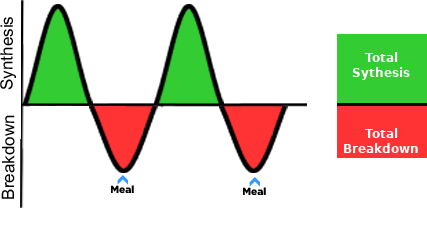
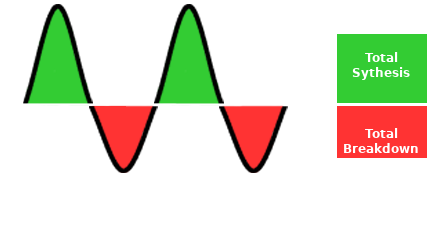
Layers edited between the first and the second w=427, h=228 image:
painted on "Protein Balance Bar" over [337, 103, 427, 106]
painted on "Meal Arrow copy" over [243, 177, 266, 196]
painted on "Meal Arrow" over [111, 175, 134, 194]
painted on "Axes" over [20, 0, 307, 208]
painted on "Breakdown copy" over [1, 115, 15, 199]
painted on "Synthesis copy" over [0, 17, 16, 90]
